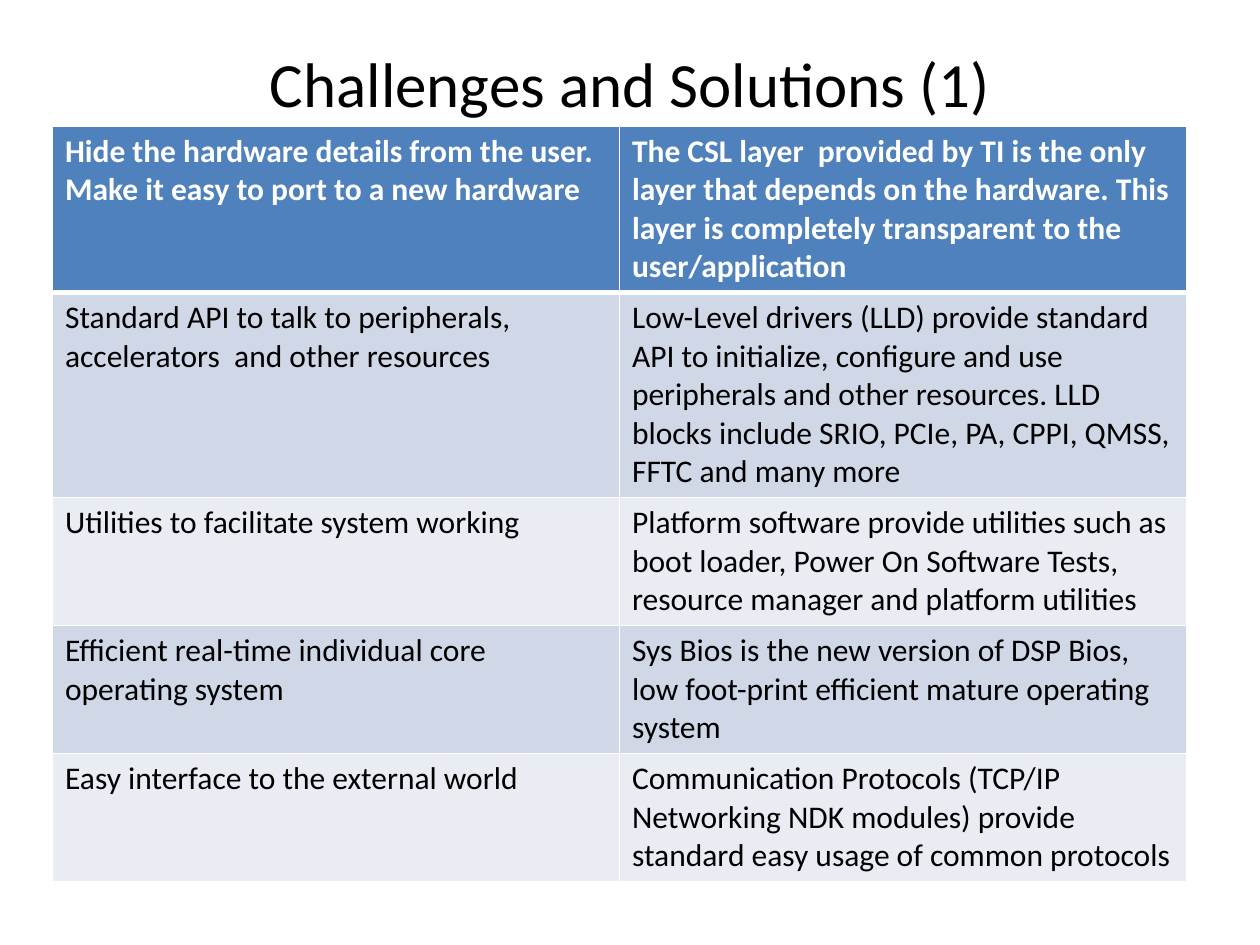
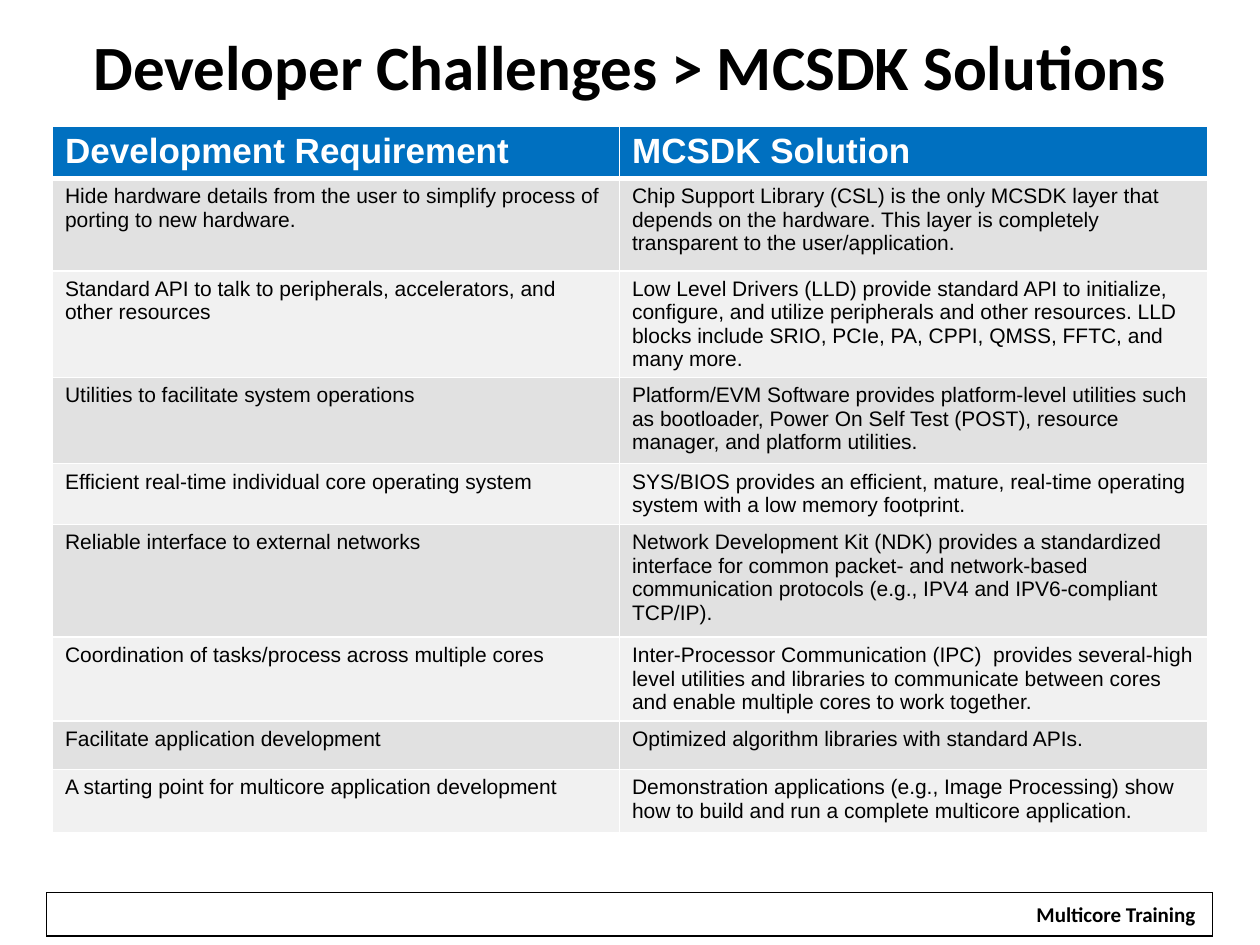
Before and after one commit to hari1989/keystone-workshop, a slide deck: slide 10 of preliminary/Introduction to KeyStone Software ECO.pptx. Drawn at 1260x945 pixels with LibreOffice and Linux fonts; fonts in the diff are those of the drawing; background and template pictures are left out. Boxes give left, top, right and bottom in pixels: in the first picture for what was removed or moved away, otherwise in the second. Text is boxed around its words. In the diff, an @@ line names an element or a change of style, - is before the commit and + after.

```diff
--- a/preliminary/Introduction to KeyStone Software ECO.pptx
+++ b/preliminary/Introduction to KeyStone Software ECO.pptx
@@ title at box(93, 45, 1165, 101): text changed; bold on @@
-Challenges and Solutions (1)
+Developer Challenges > MCSDK Solutions
@@ table at box(53, 126, 1208, 850) @@
-row 1: Hide the hardware details from the user. Make it easy to port to a new hardware | The CSL layer provided by TI is the only layer that depends on the hardware. This layer is completely transparent to the user/application
-row 2: Standard API to talk to peripherals, accelerators and other resources | Low-Level drivers (LLD) provide standard API to initialize, configure and use peripherals and other resources. LLD blocks include SRIO, PCIe, PA, CPPI, QMSS, FFTC and many more
-row 3: Utilities to facilitate system working | Platform software provide utilities such as boot loader, Power On Software Tests, resource manager and platform utilities
-row 4: Efficient real-time individual core operating system | Sys Bios is the new version of DSP Bios, low foot-print efficient mature operating system
-row 5: Easy interface to the external world | Communication Protocols (TCP/IP Networking NDK modules) provide standard easy usage of common protocols
+row 1: Development Requirement | MCSDK Solution
+row 2: Hide hardware details from the user to simplify process of porting to new hardware. | Chip Support Library (CSL) is the only MCSDK layer that depends on the hardware. This layer is completely transparent to the user/application.
+row 3: Standard API to talk to peripherals, accelerators, and other resources | Low Level Drivers (LLD) provide standard API to initialize, configure, and utilize peripherals and other resources. LLD blocks include SRIO, PCIe, PA, CPPI, QMSS, FFTC, and many more.
+row 4: Utilities to facilitate system operations | Platform/EVM Software provides platform-level utilities such as bootloader, Power On Self Test (POST), resource manager, and platform utilities.
+row 5: Efficient real-time individual core operating system | SYS/BIOS provides an efficient, mature, real-time operating system with a low memory footprint.
+row 6: Reliable interface to external networks | Network Development Kit (NDK) provides a standardized interface for common packet- and network-based communication protocols (e.g., IPV4 and IPV6-compliant TCP/IP).
+row 7: Coordination of tasks/process across multiple cores | Inter-Processor Communication (IPC) provides several-high level utilities and libraries to communicate between cores and enable multiple cores to work together.
+row 8: Facilitate application development | Optimized algorithm libraries with standard APIs.
+row 9: A starting point for multicore application development | Demonstration applications (e.g., Image Processing) show how to build and run a complete multicore application.
@@ table: place and size @@
-table at box(53, 126, 1187, 876)
+table at box(53, 126, 1208, 850)
@@ rectangle added at box(47, 892, 1213, 936), outline #000000 0.75 pt @@
@@ rectangle added at box(1023, 896, 1210, 934), fill #FFFFFF, 12 pt, text #000000, bold @@
+Multicore Training
```
Also in this commit, not shown: 12 other slides changed, 6 slides added, 4 slides removed.
